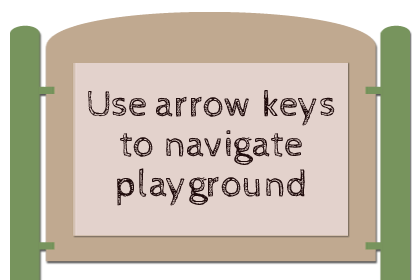
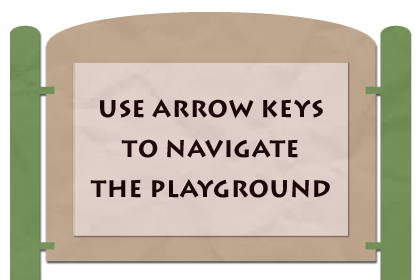
Two versions of the same layered image (420 x 280). Layer-by-layer changes:
added layer "Layer 1" (linear burn, 50%) above "Use arrow keys to navigate THE playground" over (x1=10, y1=12, x2=411, y2=280)
renamed "Use arrow keys to navigate playground" to "Use arrow keys to navigate THE playground", painted on it over (x1=88, y1=90, x2=335, y2=206)
